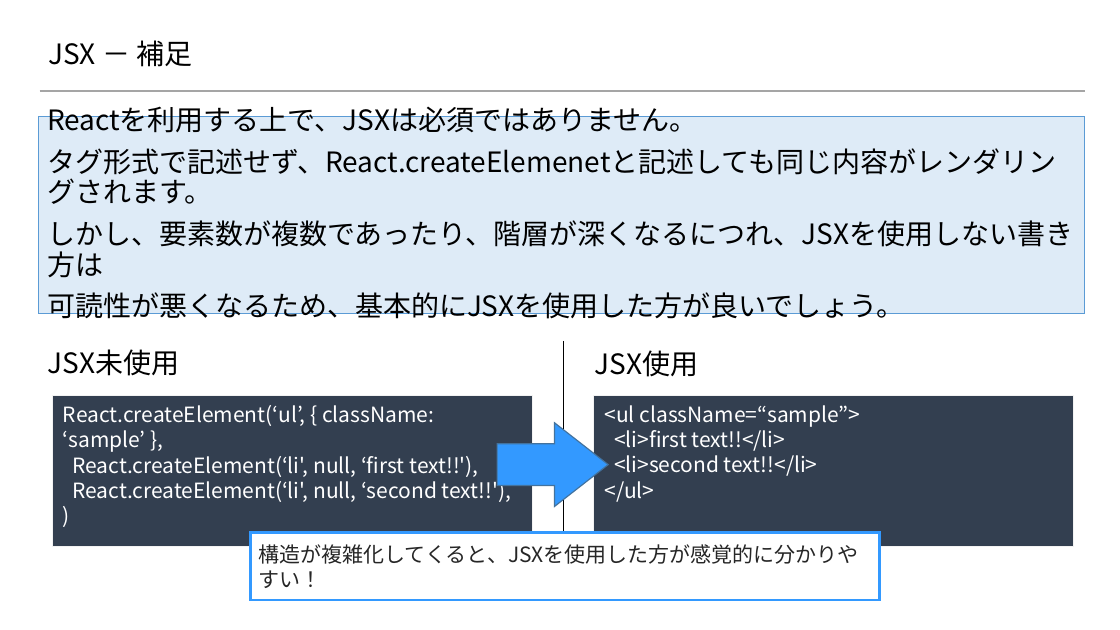
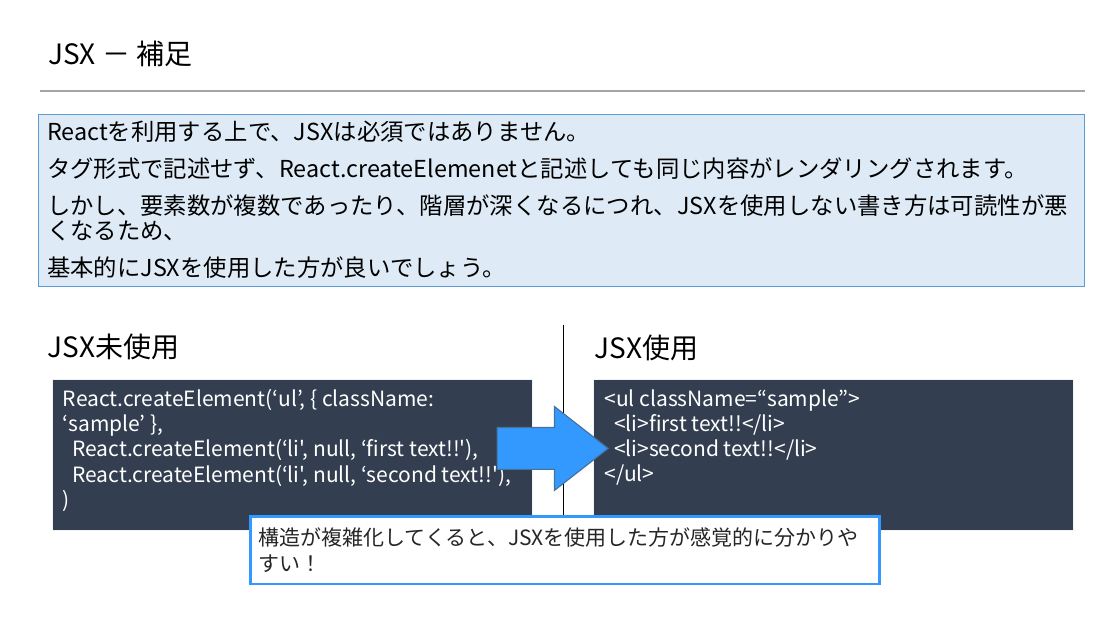
Before and after one commit to 2018SYSTEMI34/diary, a slide deck: slide 6 of doc/02_SlideShare/01.ネタ/２_Reactの基礎/2-1_Reactの基礎知識 ～JSX編～.pptx. Drawn at 1120x630 pixels with LibreOffice and Linux fonts; fonts in the diff are those of the drawing; background and template pictures are left out. Boxes give left, top, right and bottom in pixels: in the first picture for what was removed or moved away, otherwise in the second. Text is boxed around its words. In the diff, an @@ line names an element or a change of style, - is before the commit and + after.

```diff
--- a/doc/02_SlideShare/01.ネタ/２_Reactの基礎/2-1_Reactの基礎知識 ～JSX編～.pptx
+++ b/doc/02_SlideShare/01.ネタ/２_Reactの基礎/2-1_Reactの基礎知識 ～JSX編～.pptx
@@ rectangle "Reactを利用する上で、JSXは必須ではありません。" resized from (x1=39, y1=117, x2=1084, y2=313) to (x1=39, y1=115, x2=1084, y2=287) @@
@@ text in rectangle at (x1=47, y1=120, x2=1028, y2=179): size 24 to 20 pt in "Reactを利用する上で、JSXは必須ではありません。", "タグ形式で記述せず、React.createElemenetと記述しても同じ内容がレンダリングされます。" @@
@@ text in rectangle at (x1=47, y1=194, x2=1068, y2=278): text changed; size 24 to 20 pt @@
-しかし、要素数が複数であったり、階層が深くなるにつれ、JSXを使用しない書き方は
-可読性が悪くなるため、基本的にJSXを使用した方が良いでしょう。
+しかし、要素数が複数であったり、階層が深くなるにつれ、JSXを使用しない書き方は可読性が悪くなるため、
+基本的にJSXを使用した方が良いでしょう。
@@ text removed at (x1=49, y1=202, x2=113, y2=238) @@
-class
@@ 4 texts, 3 rectangles, 1 line, 1 right arrow moved together from (x1=48, y1=341, x2=1074, y2=600) to (x1=48, y1=325, x2=1074, y2=584) @@
```
Also in this commit, not shown: 5 other slides changed, 2 other files.
